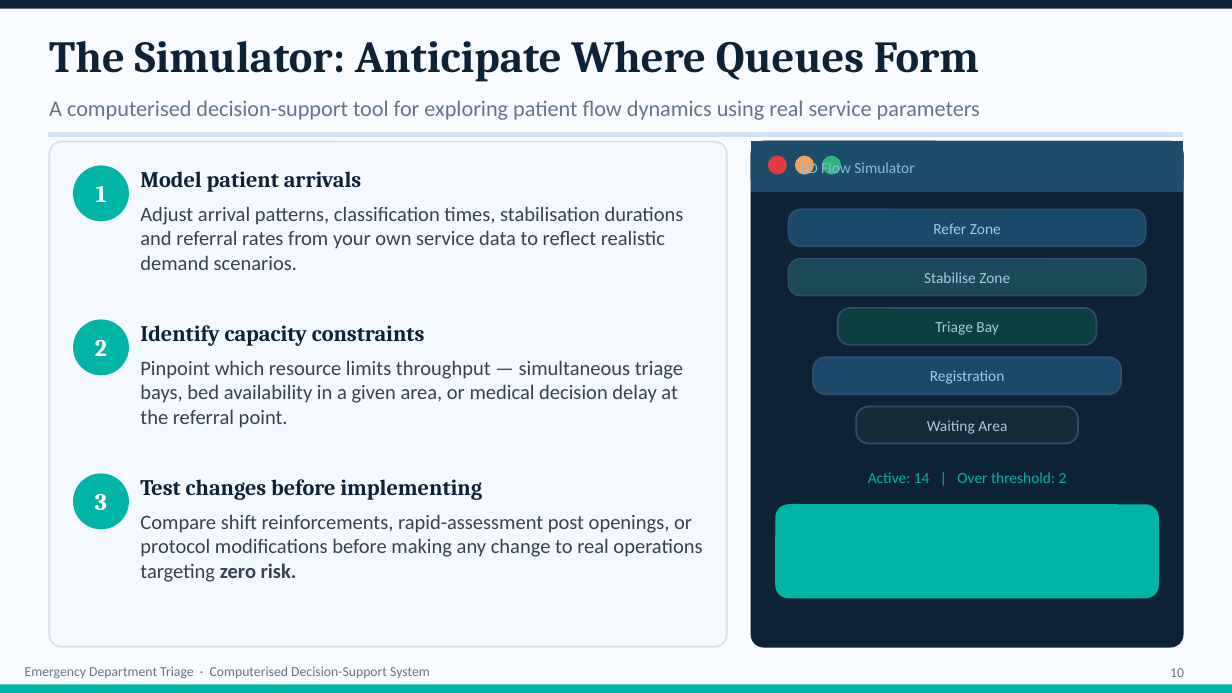
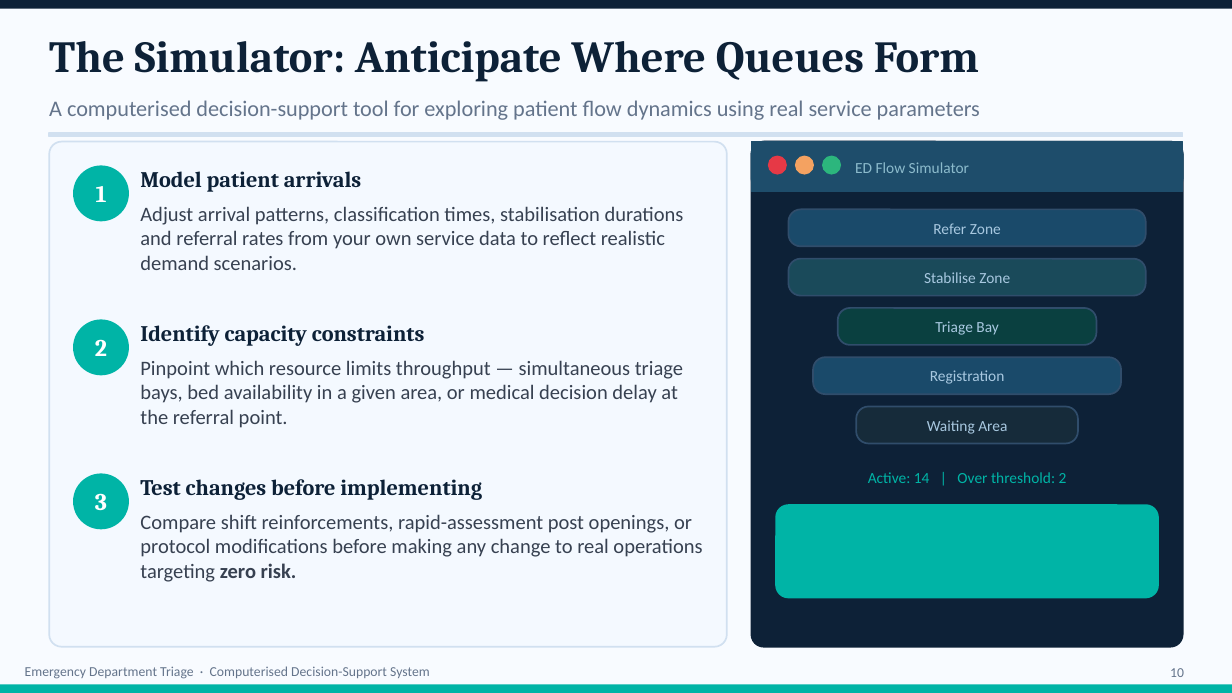
Before and after one commit to efraim777/Triage2, a slide deck: slide 10 of Triage Emergency Department.pptx. Drawn at 1232x693 pixels with LibreOffice and Linux fonts; fonts in the diff are those of the drawing. Boxes give left, top, right and bottom in pixels: in the first picture for what was removed or moved away, otherwise in the second. Text is boxed around its words. In the diff, an @@ line names an element or a change of style, - is before the commit and + after.

Commit message:
Changes to PPT

```diff
--- a/Triage Emergency Department.pptx
+++ b/Triage Emergency Department.pptx
@@ text "ED Flow Simulator" rewrapped from box(801, 160, 914, 178) to box(855, 162, 969, 173) @@
```
